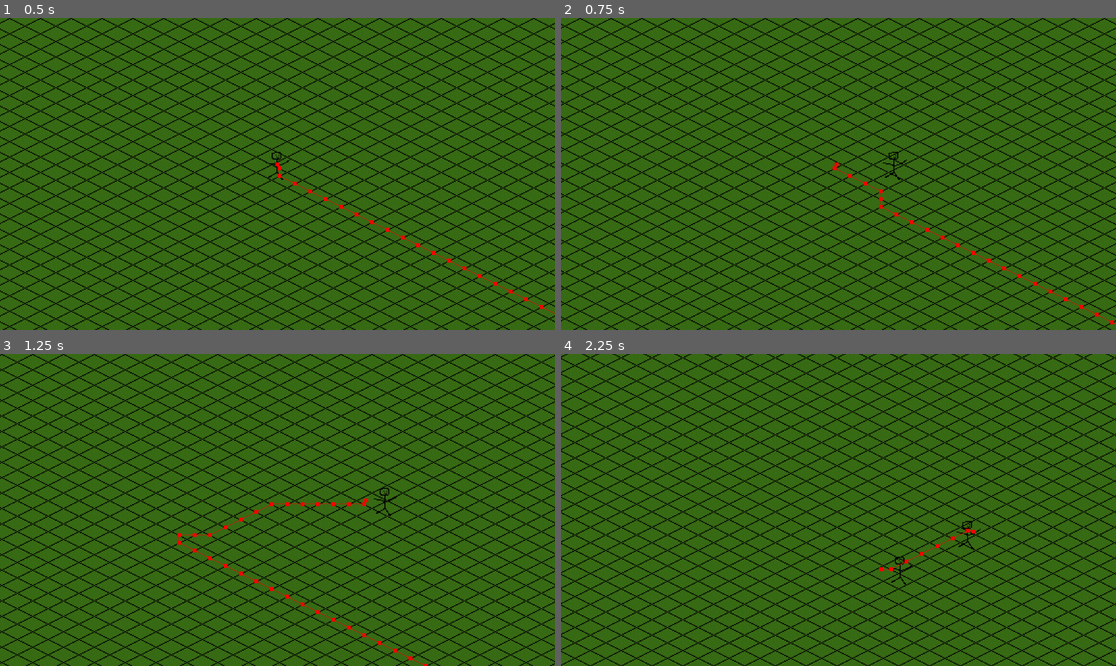
Above: before the commit, frames 1-4 (two rows, left to right).
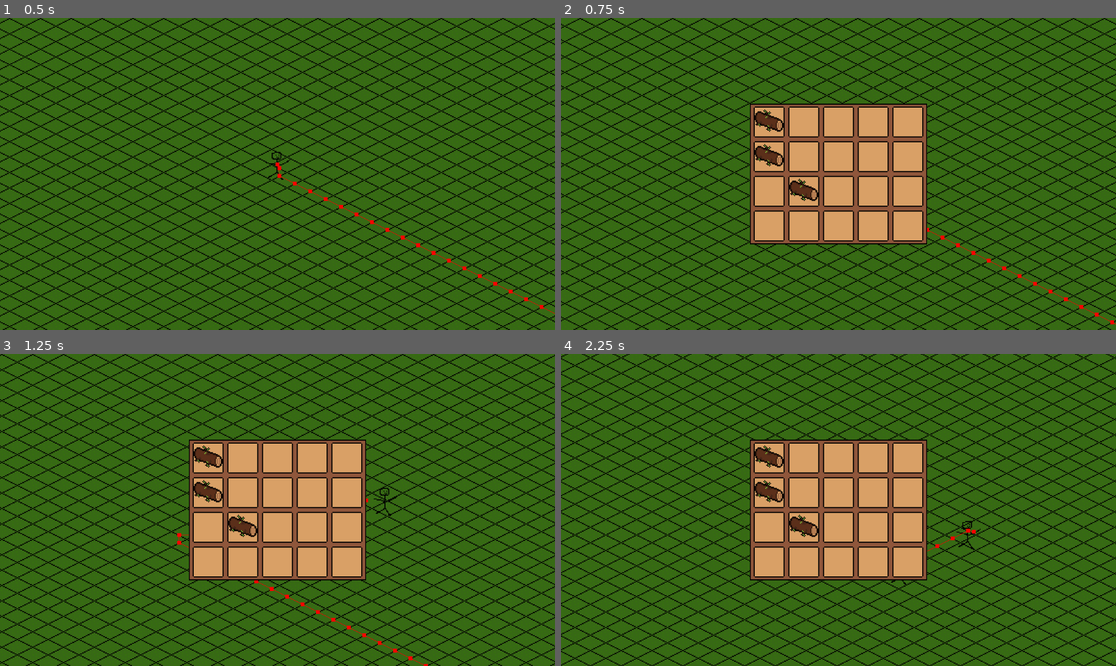
Above: after the commit, the same moments.

Repository: makoslecso2004/Gameszko
Game: Godot game, scene res://Scenes/Test.tscn
Same seed, same stepped clock (60 frames per second), same inputs: the game is played once before the commit and once after it.
Inputs:
- Up to frame 1 (0.5 s): no input
- Up to frame 2 (0.75 s): tap Enter at 0.5 s; hold Right (ui_right) from 0.53 s (still down); tap I (i, bound only after the commit) at 0.6 s
- Up to frame 3 (1.25 s): keep holding Right (ui_right)
- Up to frame 4 (2.25 s): release Right (ui_right) at 1.28 s; hold Down (ui_down) 1.28-2.03 s; tap I (i, bound only after the commit) at 1.35, 2.1 s; hold Right (ui_right) from 2.03 s (still down)

Frame 1 is identical in both runs. In frame 2, 14% of the frame differs, in the area x 34-66%, y 27-73%; in frame 3, 14%; in frame 4, 14%.

Commit message:
Inventory alapja

Diff:
--- a/Entities/Caracter.tscn
+++ b/Entities/Caracter.tscn
@@ -1,13 +1,16 @@
-[gd_scene load_steps=4 format=3 uid="uid://csvfcf3i2uy6l"]
+[gd_scene load_steps=6 format=3 uid="uid://csvfcf3i2uy6l"]
 
 [ext_resource type="Script" uid="uid://6s3n7m653eu3" path="res://Scripts/Caracter.gd" id="1_q8qcg"]
+[ext_resource type="Resource" uid="uid://r76dj888qv5e" path="res://Inventory/playerinv.tres" id="2_alfr7"]
 [ext_resource type="Texture2D" uid="uid://du4t33h2d8yip" path="res://Art/Placeholder.png" id="2_qj431"]
+[ext_resource type="PackedScene" uid="uid://jvcnj4ipfggt" path="res://Inventory/inv_ui.tscn" id="4_svs7o"]
 
 [sub_resource type="RectangleShape2D" id="RectangleShape2D_uq3wb"]
 size = Vector2(25, 29)
 
 [node name="Caracter" type="CharacterBody2D" groups=["player"]]
 script = ExtResource("1_q8qcg")
+inv = ExtResource("2_alfr7")
 
 [node name="Sprite2D" type="Sprite2D" parent="."]
 texture = ExtResource("2_qj431")
@@ -15,3 +18,9 @@
 [node name="CollisionShape2D" type="CollisionShape2D" parent="."]
 position = Vector2(0.5, 1.5)
 shape = SubResource("RectangleShape2D_uq3wb")
+
+[node name="CanvasLayer" type="CanvasLayer" parent="."]
+
+[node name="Inv_UI" parent="CanvasLayer" instance=ExtResource("4_svs7o")]
+scale = Vector2(2, 2)
+pivot_offset = Vector2(92, 73)
--- /dev/null
+++ b/Inventory/Inventory_item.gd
@@ -0,0 +1,6 @@
+extends Resource
+
+class_name InvItem
+
+@export var name: String = ""
+@export var texture: Texture2D
--- /dev/null
+++ b/Inventory/inv_ui.gd
@@ -0,0 +1,28 @@
+extends Control
+
+@onready var inv: Inv = preload("res://Inventory/playerinv.tres")
+@onready var slots: Array = $NinePatchRect/GridContainer.get_children()
+
+var is_open = false
+
+func _ready():
+	update_slots()
+	close()
+
+func update_slots():
+	for i in range(min(inv.item.size(), slots.size())):
+		slots[i].update(inv.item[i])
+
+func _process(delta):
+	if 	Input.is_action_just_pressed("i"):
+		if is_open:
+			close()
+		else: open()
+
+func close():
+	visible = false
+	is_open = false
+
+func open():
+	visible = true
+	is_open	= true
--- /dev/null
+++ b/Inventory/inv_ui.tscn
@@ -0,0 +1,104 @@
+[gd_scene load_steps=4 format=3 uid="uid://jvcnj4ipfggt"]
+
+[ext_resource type="Script" uid="uid://bme1vgc738ywx" path="res://Inventory/inv_ui.gd" id="1_605em"]
+[ext_resource type="Texture2D" uid="uid://cei1mosn01r0a" path="res://Art/inventory/Inventory_grid.png" id="2_actet"]
+[ext_resource type="PackedScene" uid="uid://bexccpq656su4" path="res://Inventory/inv_ui_slot.tscn" id="3_ltxgc"]
+
+[node name="Inv_UI" type="Control"]
+custom_minimum_size = Vector2(184, 146)
+layout_mode = 3
+anchors_preset = 8
+anchor_left = 0.5
+anchor_top = 0.5
+anchor_right = 0.5
+anchor_bottom = 0.5
+offset_left = -92.0
+offset_top = -73.0
+offset_right = 92.0
+offset_bottom = 73.0
+grow_horizontal = 2
+grow_vertical = 2
+size_flags_horizontal = 4
+size_flags_vertical = 4
+script = ExtResource("1_605em")
+
+[node name="NinePatchRect" type="NinePatchRect" parent="."]
+layout_mode = 1
+offset_right = 184.0
+offset_bottom = 146.0
+texture = ExtResource("2_actet")
+
+[node name="GridContainer" type="GridContainer" parent="NinePatchRect"]
+layout_mode = 1
+anchors_preset = 8
+anchor_left = 0.5
+anchor_top = 0.5
+anchor_right = 0.5
+anchor_bottom = 0.5
+offset_left = -88.0
+offset_top = -70.0
+offset_right = 88.0
+offset_bottom = 70.0
+grow_horizontal = 2
+grow_vertical = 2
+columns = 5
+
+[node name="inv_UI_slot1" parent="NinePatchRect/GridContainer" instance=ExtResource("3_ltxgc")]
+layout_mode = 2
+
+[node name="inv_UI_slot2" parent="NinePatchRect/GridContainer" instance=ExtResource("3_ltxgc")]
+layout_mode = 2
+
+[node name="inv_UI_slot3" parent="NinePatchRect/GridContainer" instance=ExtResource("3_ltxgc")]
+layout_mode = 2
+
+[node name="inv_UI_slot4" parent="NinePatchRect/GridContainer" instance=ExtResource("3_ltxgc")]
+layout_mode = 2
+
+[node name="inv_UI_slot5" parent="NinePatchRect/GridContainer" instance=ExtResource("3_ltxgc")]
+layout_mode = 2
+
+[node name="inv_UI_slot6" parent="NinePatchRect/GridContainer" instance=ExtResource("3_ltxgc")]
+layout_mode = 2
+
+[node name="inv_UI_slot7" parent="NinePatchRect/GridContainer" instance=ExtResource("3_ltxgc")]
+layout_mode = 2
+
+[node name="inv_UI_slot8" parent="NinePatchRect/GridContainer" instance=ExtResource("3_ltxgc")]
+layout_mode = 2
+
+[node name="inv_UI_slot9" parent="NinePatchRect/GridContainer" instance=ExtResource("3_ltxgc")]
+layout_mode = 2
+
+[node name="inv_UI_slot10" parent="NinePatchRect/GridContainer" instance=ExtResource("3_ltxgc")]
+layout_mode = 2
+
+[node name="inv_UI_slot11" parent="NinePatchRect/GridContainer" instance=ExtResource("3_ltxgc")]
+layout_mode = 2
+
+[node name="inv_UI_slot12" parent="NinePatchRect/GridContainer" instance=ExtResource("3_ltxgc")]
+layout_mode = 2
+
+[node name="inv_UI_slot13" parent="NinePatchRect/GridContainer" instance=ExtResource("3_ltxgc")]
+layout_mode = 2
+
+[node name="inv_UI_slot14" parent="NinePatchRect/GridContainer" instance=ExtResource("3_ltxgc")]
+layout_mode = 2
+
+[node name="inv_UI_slot15" parent="NinePatchRect/GridContainer" instance=ExtResource("3_ltxgc")]
+layout_mode = 2
+
+[node name="inv_UI_slot16" parent="NinePatchRect/GridContainer" instance=ExtResource("3_ltxgc")]
+layout_mode = 2
+
+[node name="inv_UI_slot17" parent="NinePatchRect/GridContainer" instance=ExtResource("3_ltxgc")]
+layout_mode = 2
+
+[node name="inv_UI_slot18" parent="NinePatchRect/GridContainer" instance=ExtResource("3_ltxgc")]
+layout_mode = 2
+
+[node name="inv_UI_slot19" parent="NinePatchRect/GridContainer" instance=ExtResource("3_ltxgc")]
+layout_mode = 2
+
+[node name="inv_UI_slot20" parent="NinePatchRect/GridContainer" instance=ExtResource("3_ltxgc")]
+layout_mode = 2
--- /dev/null
+++ b/Inventory/inv_ui_slot.gd
@@ -0,0 +1,10 @@
+extends Panel
+
+@onready var item_visual: TextureRect = $CenterContainer/Panel/TextureRect
+
+func update(item: InvItem):
+	if !item:
+		item_visual.visible = false
+	else:
+		item_visual.visible = true
+		item_visual.texture = item.texture
--- /dev/null
+++ b/Inventory/inv_ui_slot.tscn
@@ -0,0 +1,40 @@
+[gd_scene load_steps=3 format=3 uid="uid://bexccpq656su4"]
+
+[ext_resource type="Texture2D" uid="uid://78mftj8oacci" path="res://Art/inventory/slot.png" id="1_s06lr"]
+[ext_resource type="Script" uid="uid://chjgaoot1iuhs" path="res://Inventory/inv_ui_slot.gd" id="1_x8d8c"]
+
+[node name="inv_UI_slot" type="Panel"]
+self_modulate = Color(1, 1, 1, 0)
+custom_minimum_size = Vector2(32, 32)
+offset_right = 32.0
+offset_bottom = 32.0
+script = ExtResource("1_x8d8c")
+
+[node name="Sprite2D" type="Sprite2D" parent="."]
+texture = ExtResource("1_s06lr")
+centered = false
+
+[node name="CenterContainer" type="CenterContainer" parent="."]
+custom_minimum_size = Vector2(32, 32)
+layout_mode = 0
+offset_right = 32.0
+offset_bottom = 32.0
+
+[node name="Panel" type="Panel" parent="CenterContainer"]
+layout_mode = 2
+
+[node name="TextureRect" type="TextureRect" parent="CenterContainer/Panel"]
+layout_mode = 1
+anchors_preset = 8
+anchor_left = 0.5
+anchor_top = 0.5
+anchor_right = 0.5
+anchor_bottom = 0.5
+offset_left = -20.0
+offset_top = -20.0
+offset_right = 20.0
+offset_bottom = 20.0
+grow_horizontal = 2
+grow_vertical = 2
+expand_mode = 1
+stretch_mode = 3
--- /dev/null
+++ b/Inventory/inventory.gd
@@ -0,0 +1,6 @@
+extends Resource
+
+
+class_name Inv
+
+@export var item: Array[InvItem]
--- /dev/null
+++ b/Inventory/items/metal.tres
@@ -0,0 +1,10 @@
+[gd_resource type="Resource" script_class="InvItem" load_steps=3 format=3 uid="uid://wy5k1ssw41yo"]
+
+[ext_resource type="Script" uid="uid://bg3a4xlevob1p" path="res://Inventory/Inventory_item.gd" id="1_7l11u"]
+[ext_resource type="Texture2D" uid="uid://i8j1xee5ejgf" path="res://Art/Wood-export.png" id="2_heqwe"]
+
+[resource]
+script = ExtResource("1_7l11u")
+name = "Wood"
+texture = ExtResource("2_heqwe")
+metadata/_custom_type_script = "uid://bg3a4xlevob1p"
--- /dev/null
+++ b/Inventory/playerinv.tres
@@ -0,0 +1,10 @@
+[gd_resource type="Resource" script_class="Inv" load_steps=4 format=3 uid="uid://r76dj888qv5e"]
+
+[ext_resource type="Script" uid="uid://bg3a4xlevob1p" path="res://Inventory/Inventory_item.gd" id="1_j5s0h"]
+[ext_resource type="Resource" uid="uid://wy5k1ssw41yo" path="res://Inventory/items/metal.tres" id="2_7ec12"]
+[ext_resource type="Script" uid="uid://cxluvtnwrcsrs" path="res://Inventory/inventory.gd" id="3_xpsnh"]
+
+[resource]
+script = ExtResource("3_xpsnh")
+item = Array[ExtResource("1_j5s0h")]([ExtResource("2_7ec12"), null, null, null, null, ExtResource("2_7ec12"), null, null, null, null, null, ExtResource("2_7ec12")])
+metadata/_custom_type_script = "uid://cxluvtnwrcsrs"
--- a/Rooms/test_room.tscn
+++ b/Rooms/test_room.tscn
@@ -17,8 +17,6 @@
 texture = ExtResource("1_0y24m")
 texture_region_size = Vector2i(32, 32)
 0:0/0 = 0
-0:0/0/physics_layer_0/linear_velocity = Vector2(0, 0)
-0:0/0/physics_layer_0/angular_velocity = 0.0
 0:0/0/navigation_layer_0/polygon = SubResource("NavigationPolygon_y00p8")
 
 [sub_resource type="NavigationPolygon" id="NavigationPolygon_t8v73"]
@@ -28,8 +26,6 @@
 texture = ExtResource("2_ljngn")
 texture_region_size = Vector2i(32, 32)
 0:0/0 = 0
-0:0/0/physics_layer_0/linear_velocity = Vector2(0, 0)
-0:0/0/physics_layer_0/angular_velocity = 0.0
 0:0/0/physics_layer_0/polygon_0/points = PackedVector2Array(-16, -16, 16, -16, 16, 16, -16, 16)
 0:0/0/navigation_layer_0/polygon = SubResource("NavigationPolygon_t8v73")
 
@@ -45,8 +41,6 @@
 texture_region_size = Vector2i(32, 32)
 0:0/0 = 0
 0:0/0/texture_origin = Vector2i(0, -8)
-0:0/0/physics_layer_0/linear_velocity = Vector2(0, 0)
-0:0/0/physics_layer_0/angular_velocity = 0.0
 0:0/0/navigation_layer_0/polygon = SubResource("NavigationPolygon_15wtf")
 
 [sub_resource type="TileSet" id="TileSet_m724c"]
--- a/Scripts/Caracter.gd
+++ b/Scripts/Caracter.gd
@@ -2,6 +2,8 @@
 
 # 1. Definiáljuk a sebességet, hogy a kód tudja, mi az a 'speed'
 var speed: float = 400.0
+
+@export var inv: Inv
 
 func _ready():
 	# Ide nem kell semmi extra az induláshoz
--- a/project.godot
+++ b/project.godot
@@ -12,8 +12,16 @@
 
 config/name="Gameszko"
 run/main_scene="res://Scenes/Test.tscn"
-config/features=PackedStringArray("4.2", "Forward Plus")
+config/features=PackedStringArray("4.4", "Forward Plus")
 config/icon="res://icon.svg"
+
+[input]
+
+i={
+"deadzone": 0.2,
+"events": [Object(InputEventKey,"resource_local_to_scene":false,"resource_name":"","device":-1,"window_id":0,"alt_pressed":false,"shift_pressed":false,"ctrl_pressed":false,"meta_pressed":false,"pressed":false,"keycode":0,"physical_keycode":73,"key_label":0,"unicode":105,"location":0,"echo":false,"script":null)
+]
+}
 
 [rendering]
 
Binary file added: ASE/Inventorry/Inventory_grid.aseprite
Binary file added: ASE/Inventorry/slot.aseprite
Not shown, added: ASE/Map-comps/Tileset/PlaceholderCollideable.png.import
Not shown, added: ASE/Map-comps/Tileset/PlaceholderIsometricTile.png.import
Binary file added: Art/Wood-export.png
Not shown, added: Art/Wood-export.png.import
Binary file added: Art/inventory/Inventory_grid.png
Not shown, added: Art/inventory/Inventory_grid.png.import
Binary file added: Art/inventory/slot.png
Not shown, added: Art/inventory/slot.png.import
Not shown: 1 places in Entities/Test_Enemy.tscn that only renumber resources
Not shown, added: Inventory/Inventory_item.gd.uid
(and 3 more such lines)
